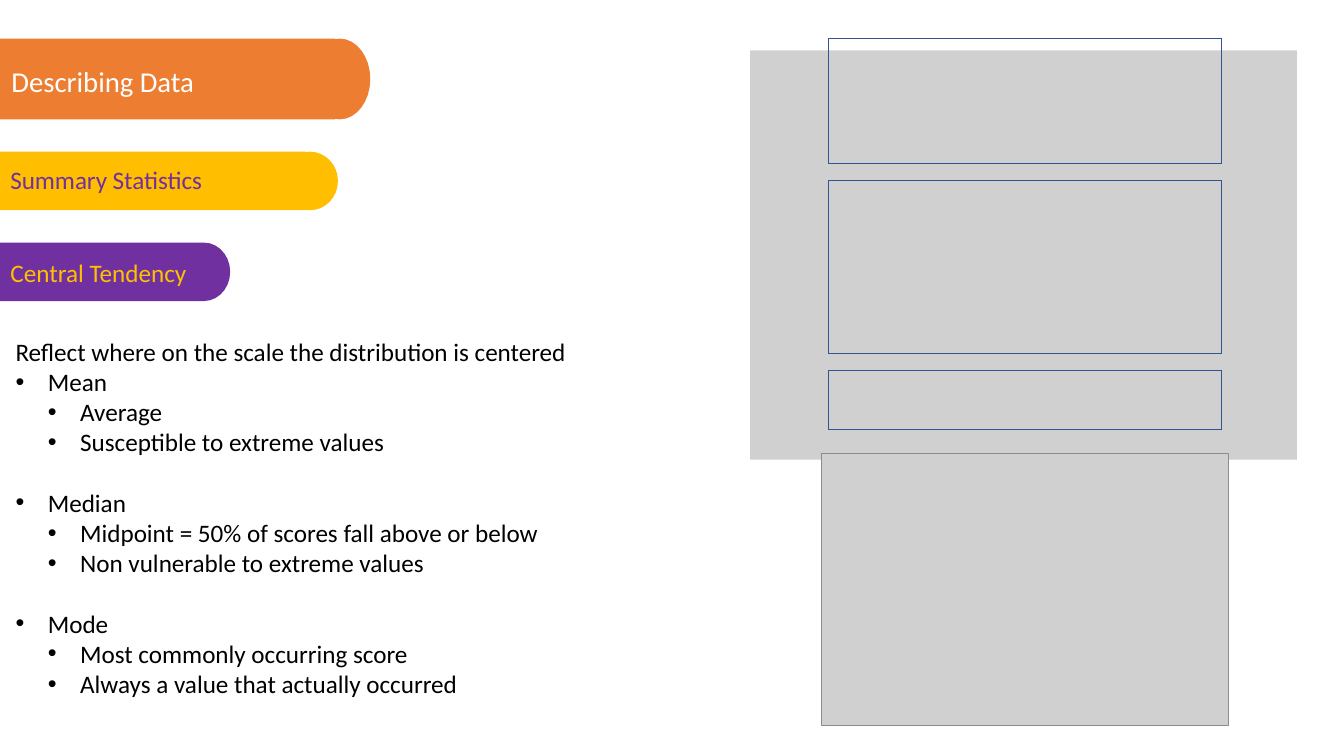
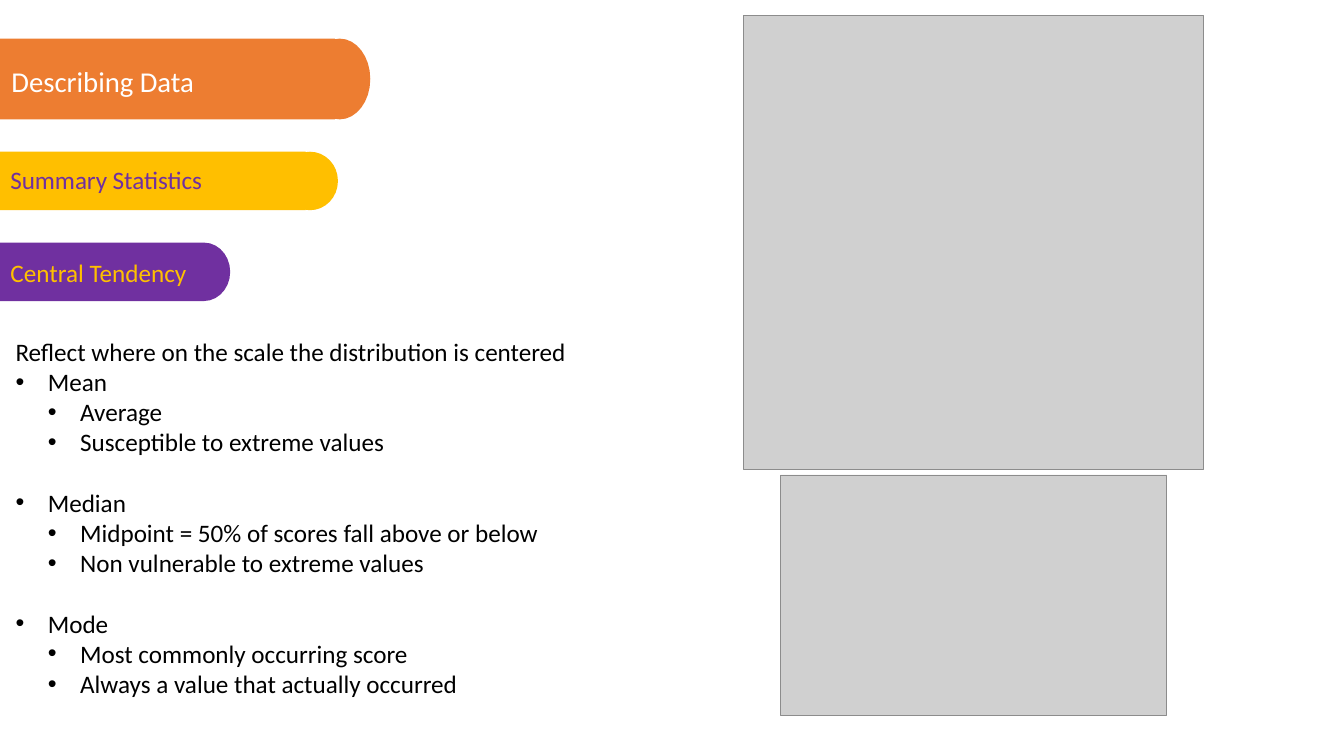
Before and after one commit to gmg20/PsychoStat, a slide deck: slide 8 of Statistics Concepts/Describing&ExploringData.pptx. Drawn at 1344x756 pixels with LibreOffice and Linux fonts; fonts in the diff are those of the drawing; grey boxes stand for pictures. Boxes give left, top, right and bottom in pixels: in the first picture for what was removed or moved away, otherwise in the second. Text is boxed around its words. In the diff, an @@ line names an element or a change of style, - is before the commit and + after.

```diff
--- a/Statistics Concepts/Describing&ExploringData.pptx
+++ b/Statistics Concepts/Describing&ExploringData.pptx
@@ picture: place and size @@
-picture at bbox=[750, 50, 1297, 460]
+picture at bbox=[743, 16, 1203, 469]
@@ rectangle removed at bbox=[828, 39, 1221, 164] @@
@@ rectangle removed at bbox=[828, 180, 1221, 353] @@
@@ rectangle removed at bbox=[828, 370, 1221, 430] @@
@@ picture: place and size @@
-picture at bbox=[822, 453, 1228, 725]
+picture at bbox=[780, 475, 1166, 716]
```
Also in this commit, not shown: 3 other slides changed.
